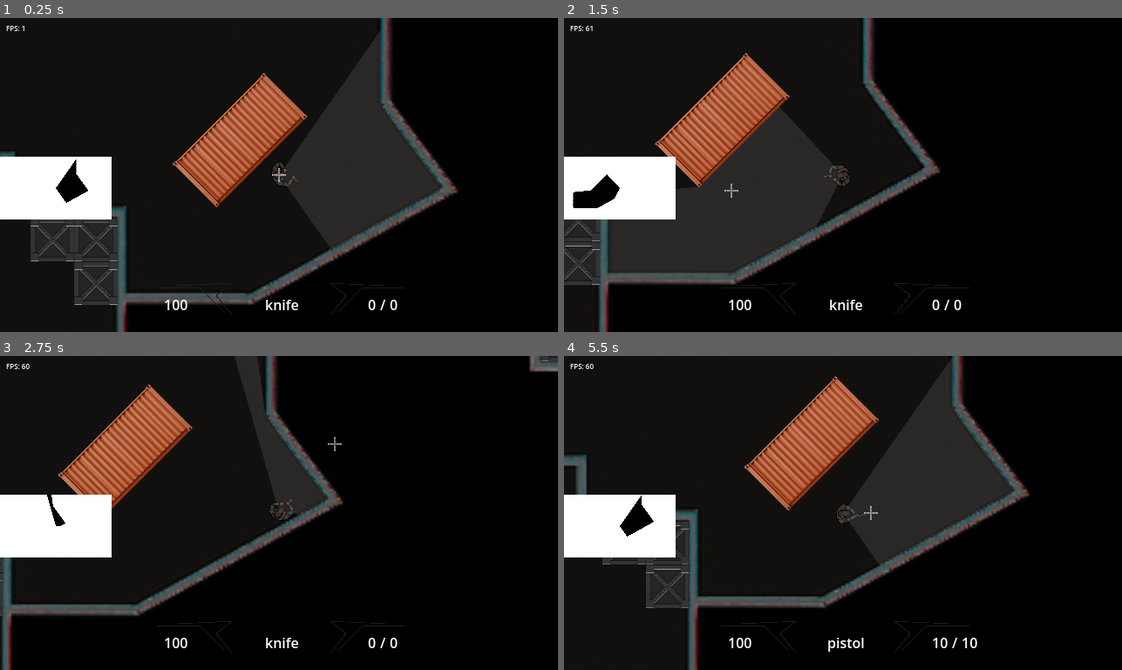
Above: before the commit, frames 1-4 (two rows, left to right).
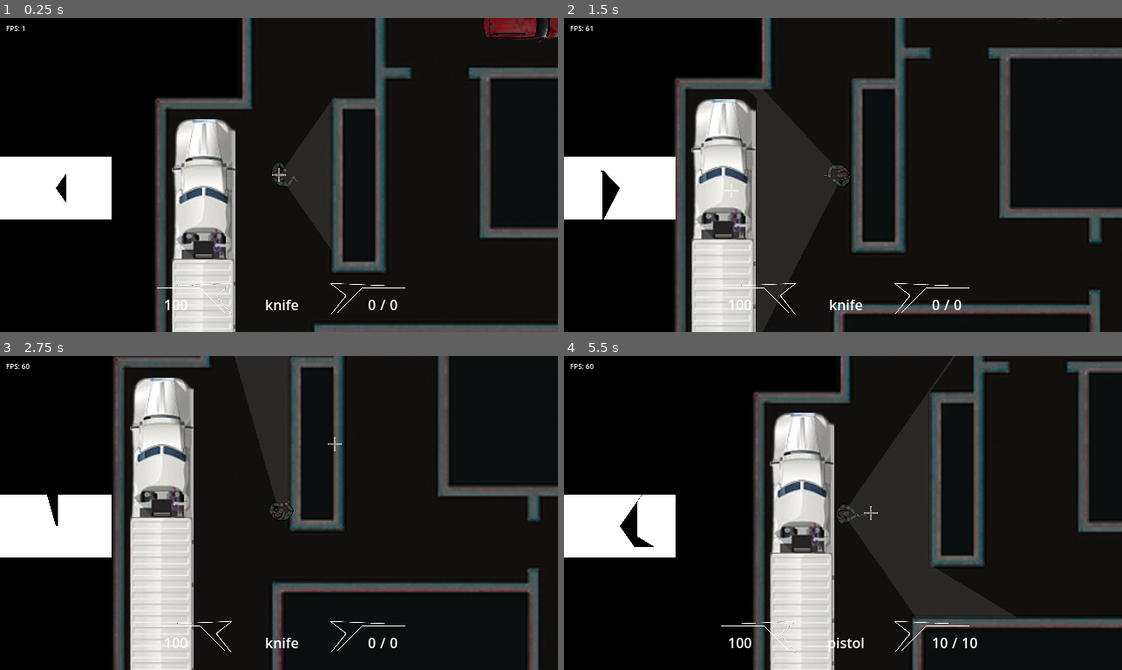
Above: after the commit, the same moments.

Repository: nathgoutam93/grey-line
Game: Godot game, scene res://scenes/maps/counter_strike/counter_strike.tscn
Same seed, same stepped clock (60 frames per second), same inputs: the game is played once before the commit and once after it. This scene is started directly instead of the project's main scene.
Inputs (mouse positions are in pixels of both pictures, inside the frame that each line leads up to):
- Up to frame 1 (0.25 s): no input
- Up to frame 2 (1.5 s): tap Enter at 0.5 s; move the mouse to (965, 159) at 0.52 s; hold D (move_right) 0.53-1.28 s; tap G (drop_weapon) at 0.6 s; move the mouse to (731, 190) at 1.27 s; hold S (move_down) from 1.28 s (still down); tap F (pickup) at 1.35 s
- Up to frame 3 (2.75 s): move the mouse to (334, 443) at 2.02 s; release S (move_down) at 2.03 s; hold D (move_right) from 2.03 s (still down); click (334, 443) at 2.1 s
- Up to frame 4 (5.5 s): move the mouse to (815, 575) at 2.77 s; release D (move_right) at 2.78 s; hold W (move_up) 2.78-3.53 s; tap one key every 0.75 s from 2.85 s: Shift (slow_walk) Q (weapon_switch) G (drop_weapon) F (pickup); move the mouse to (1010, 560) at 3.52 s; hold A (move_left) 3.53-5.03 s; move the mouse to (675, 465) at 4.27 s; move the mouse to (870, 513) at 5.02 s; hold S (move_down) from 5.03 s (still down)

The runs differ from the first frame. In frame 1, 29% of the frame differs, in the area x 0-100%, y 0-100%; in frame 2, 28%; in frame 3, 26%; in frame 4, 29%.

Commit message:
hotfix: added site decals

Diff:
--- a/scenes/maps/counter_strike/counter_strike.tscn
+++ b/scenes/maps/counter_strike/counter_strike.tscn
@@ -8,7 +8,9 @@
 [ext_resource type="Script" uid="uid://cn0nbsf4jbfxl" path="res://components/fog_of_war_mask_view/fow_viewport_controller.gd" id="4_2nbmb"]
 [ext_resource type="PackedScene" uid="uid://b1wihqlewmt7" path="res://scenes/props/container/container.tscn" id="4_h4vp2"]
 [ext_resource type="PackedScene" uid="uid://drl1y3lb8tswy" path="res://scenes/props/crates/crate.tscn" id="5_2nbmb"]
+[ext_resource type="Texture2D" uid="uid://c38kcwf7fdr58" path="res://assets/sprites/a.png" id="5_mflnu"]
 [ext_resource type="PackedScene" uid="uid://bwtobiuw50ude" path="res://scenes/props/crates/sci_fi_crate.tscn" id="6_h4vp2"]
+[ext_resource type="Texture2D" uid="uid://n4gqipe6vkmb" path="res://assets/sprites/b.png" id="6_k00yj"]
 [ext_resource type="PackedScene" uid="uid://socdrphm8n2i" path="res://scenes/props/truck/truck.tscn" id="7_mflnu"]
 [ext_resource type="AudioStream" uid="uid://dgtb0i23wso5n" path="res://assets/sounds/wild-ambience.mp3" id="8_mflnu"]
 [ext_resource type="Material" uid="uid://d08tbb5ged8av" path="res://materials/los_material.tres" id="11_2nbmb"]
@@ -1104,6 +1106,18 @@
 scale = Vector2(5, 5)
 texture = ExtResource("2_3iwqa")
 
+[node name="A" type="Sprite2D" parent="Map/Level" unique_id=1472400317]
+modulate = Color(1, 1, 1, 0.16862746)
+position = Vector2(-1637, -1430.0001)
+scale = Vector2(0.81293327, 0.747184)
+texture = ExtResource("5_mflnu")
+
+[node name="B" type="Sprite2D" parent="Map/Level" unique_id=682073922]
+modulate = Color(1, 1, 1, 0.23529412)
+position = Vector2(-343.00006, 1235)
+rotation = -2.0926497
+texture = ExtResource("6_k00yj")
+
 [node name="building_1" type="StaticBody2D" parent="Map/Level" unique_id=1663654942]
 position = Vector2(-493, 688)
 scale = Vector2(0.8, 0.8)
@@ -1610,19 +1624,22 @@
 [node name="SpawnPoints" type="Node2D" parent="Map" unique_id=966192770]
 
 [node name="sp_1" type="Node2D" parent="Map/SpawnPoints" unique_id=287398613]
-position = Vector2(-542, -68)
+position = Vector2(-876, 56)
 
 [node name="sp_2" type="Node2D" parent="Map/SpawnPoints" unique_id=1558338208]
-position = Vector2(277, 8)
+position = Vector2(-877, 218)
 
 [node name="sp_3" type="Node2D" parent="Map/SpawnPoints" unique_id=252392505]
-position = Vector2(-124, 1424)
+position = Vector2(-875, 391)
 
 [node name="sp_4" type="Node2D" parent="Map/SpawnPoints" unique_id=1119090846]
-position = Vector2(618, 901)
+position = Vector2(1974, -643)
 
 [node name="sp_5" type="Node2D" parent="Map/SpawnPoints" unique_id=1327990475]
-position = Vector2(-1261, 1702)
+position = Vector2(1980, -436)
+
+[node name="sp_6" type="Node2D" parent="Map/SpawnPoints" unique_id=993248298]
+position = Vector2(1975, -535)
 
 [node name="BG" type="AudioStreamPlayer" parent="Map" unique_id=711162239]
 stream = ExtResource("8_mflnu")
--- a/scenes/player/player.tscn
+++ b/scenes/player/player.tscn
@@ -13,7 +13,7 @@
 [ext_resource type="PackedScene" uid="uid://cn2p2tt8leglj" path="res://components/movement/movement_component.tscn" id="12_hoixd"]
 [ext_resource type="Script" uid="uid://btw8i1fo6337l" path="res://scenes/player/_scripts/player_input.gd" id="13_gx1jg"]
 [ext_resource type="PackedScene" uid="uid://c6bubi5tu41qm" path="res://components/skeletal_mesh/character_skeletal.tscn" id="13_u5how"]
-[ext_resource type="Texture2D" uid="uid://bornhf45jlqk3" path="res://assets/sprites/hud/shape_1.png" id="14_kvlxm"]
+[ext_resource type="Texture2D" uid="uid://da5pqg6ohyfqs" path="res://assets/sprites/hud/shape_1 (Custom).png" id="14_kvlxm"]
 [ext_resource type="PackedScene" uid="uid://bdyn3d05wtfee" path="res://components/camera_shake/camera_shake.tscn" id="181_ooe3s"]
 [ext_resource type="PackedScene" uid="uid://dt3c830kdvwu6" path="res://components/sound_pool/sound_pool.tscn" id="187_ooe3s"]
 [ext_resource type="Script" uid="uid://mm1vvtgplxa3" path="res://scenes/player/_scripts/hud.gd" id="201_5o5no"]
Binary file added: assets/sprites/a.png
Not shown, added: assets/sprites/a.png.import
Binary file added: assets/sprites/b.png
Not shown, added: assets/sprites/b.png.import
Binary file added: assets/sprites/hud/shape_1 (Custom).png
Not shown, changed: assets/sprites/hud/shape_1 (Custom).png.import
Binary file removed: assets/sprites/hud/shape_1.png
